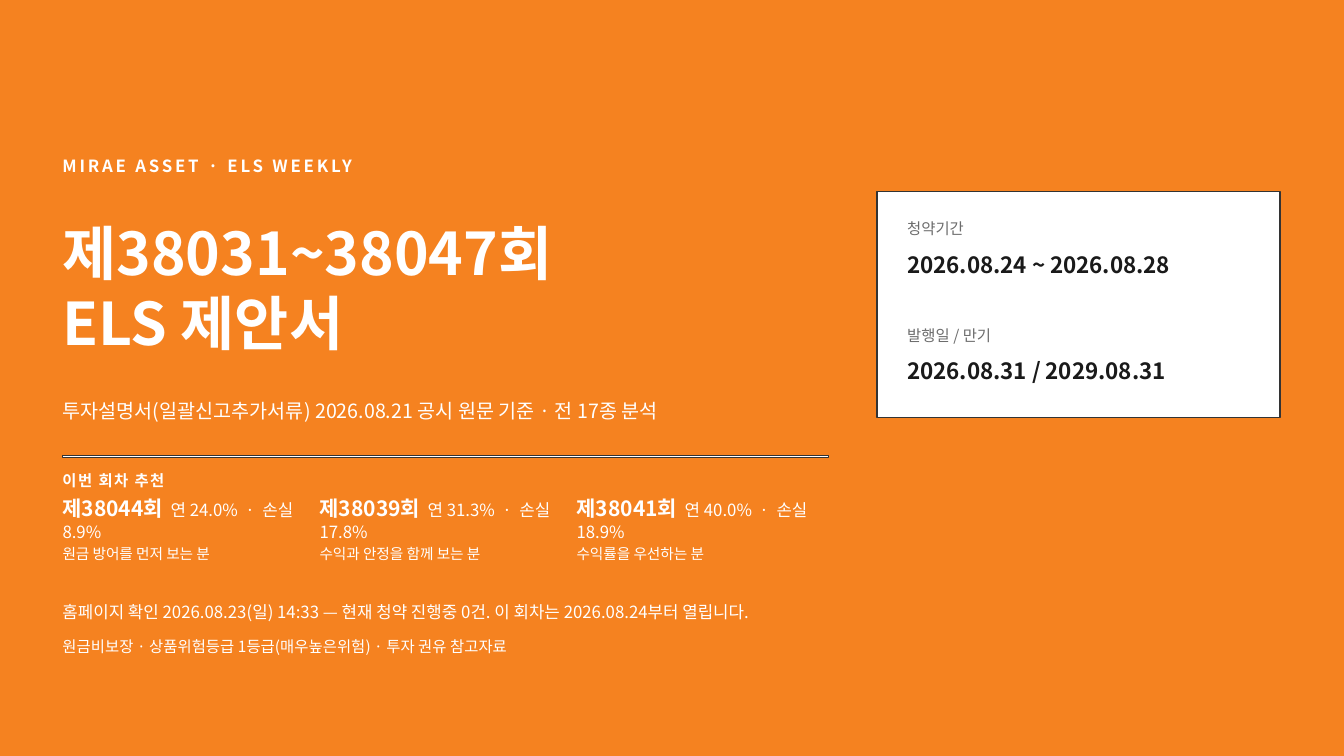
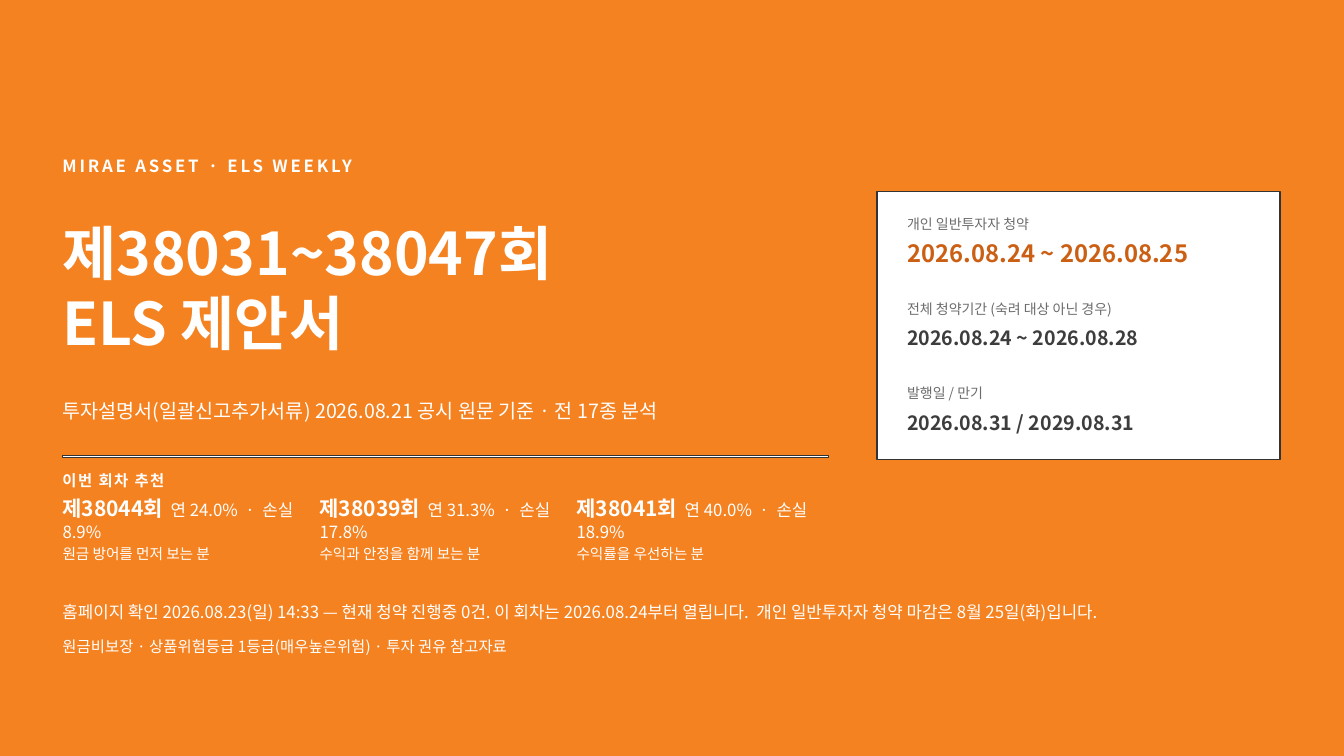
Before and after one commit to hanaroline/work_1, a slide deck: slide 1 of els-proposal.pptx. Drawn at 1344x756 pixels with LibreOffice and Linux fonts; fonts in the diff are those of the drawing. Boxes give left, top, right and bottom in pixels: in the first picture for what was removed or moved away, otherwise in the second. Text is boxed around its words. In the diff, an @@ line names an element or a change of style, - is before the commit and + after.

```diff
--- a/els-proposal.pptx
+++ b/els-proposal.pptx
@@ rectangle: place and size @@
-rectangle at (877, 192, 1280, 417)
+rectangle at (877, 192, 1280, 460)
@@ text at (907, 217, 1029, 230): text changed; size 11 to 10 pt @@
-청약기간
+개인 일반투자자 청약
@@ text added at (907, 244, 1188, 263), 17 pt, text #CB6015, bold @@
+2026.08.24 ~ 2026.08.25
@@ text "2026.08.24 ~ 2026.08.28" at (907, 330, 1138, 346): size 16 to 14 pt, text colour #1A1A1A to #3D3D3D @@
@@ text "2026.08.24 ~ 2026.08.28": place and size @@
-text "2026.08.24 ~ 2026.08.28" at (907, 256, 1170, 274)
+text "2026.08.24 ~ 2026.08.28" at (907, 330, 1138, 346)
@@ text added at (907, 302, 1111, 317), 10 pt, text #6C6C6C @@
+전체 청약기간 (숙려 대상 아닌 경우)
@@ text "발행일 / 만기": place and size @@
-text "발행일 / 만기" at (907, 328, 991, 342)
+text "발행일 / 만기" at (907, 386, 983, 399)
@@ text "발행일 / 만기" at (907, 386, 983, 399): size 11 to 10 pt @@
@@ text "2026.08.31 / 2029.08.31": place and size @@
-text "2026.08.31 / 2029.08.31" at (907, 362, 1166, 380)
+text "2026.08.31 / 2029.08.31" at (907, 415, 1134, 431)
@@ text "2026.08.31 / 2029.08.31" at (907, 415, 1134, 431): size 16 to 14 pt, text colour #1A1A1A to #3D3D3D @@
@@ text at (62, 604, 1097, 621): text changed @@
-홈페이지 확인 2026.08.23(일) 14:33 — 현재 청약 진행중 0건. 이 회차는 2026.08.24부터 열립니다.
+홈페이지 확인 2026.08.23(일) 14:33 — 현재 청약 진행중 0건. 이 회차는 2026.08.24부터 열립니다. 개인 일반투자자 청약 마감은 8월 25일(화)입니다.
```
Also in this commit, not shown: 9 other slides changed, 2 slides added, 7 other files.
